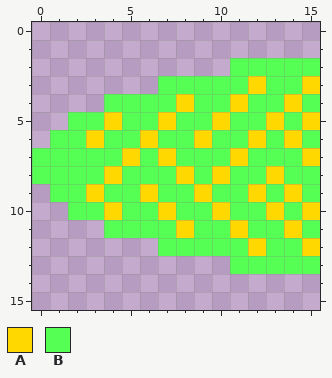
Pixel-art sprite -- data/img/snake_tail.png. The picture above was drawn from the file before the commit.
The file is 16x16 pixels. Colours within 5 levels of each other are drawn and written as one.
Palette (. is transparent): A #ffd800  B #55ff53
Pixels before, first column x 0:
 2 ...........BBBBB
 3 .......BBBBBABBA
 4 ....BBBBABBABBAB
 5 ..BBABBABBABBABA
 6 .BBABBABBABBABAB
 7 BBBBBABABBBABBBA
 8 BBBBABBBABABBABB
 9 .BBABBABBABBABAB
10 ..BBABBABBABBABA
11 ....BBBBABBABBAB
12 .......BBBBBABBA
13 ...........BBBBB
After the commit:
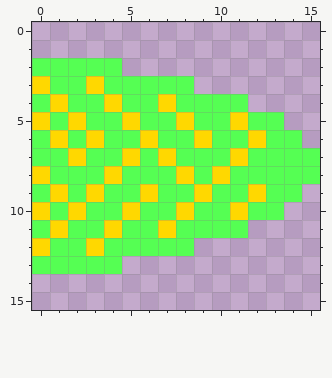
Difference:
Changed rows in their new state; - is an unchanged pixel.
first column x 0:
 2 BBBBB------.....
 3 ABBABBB--.......
 4 BABBA--AB--B....
 5 ABA-BA-BA-BA-B..
 6 BA------------B.
 7 --A------------B
 8 A------------B--
 9 BA------------B.
10 ABA-BA-BA-BA-B..
11 BABBA--AB--B....
12 ABBABBB--.......
13 BBBBB------.....
Where, in picture pixels (left, top, right, bottom), the same in both pictures:
changed: (32, 58, 320, 274)
